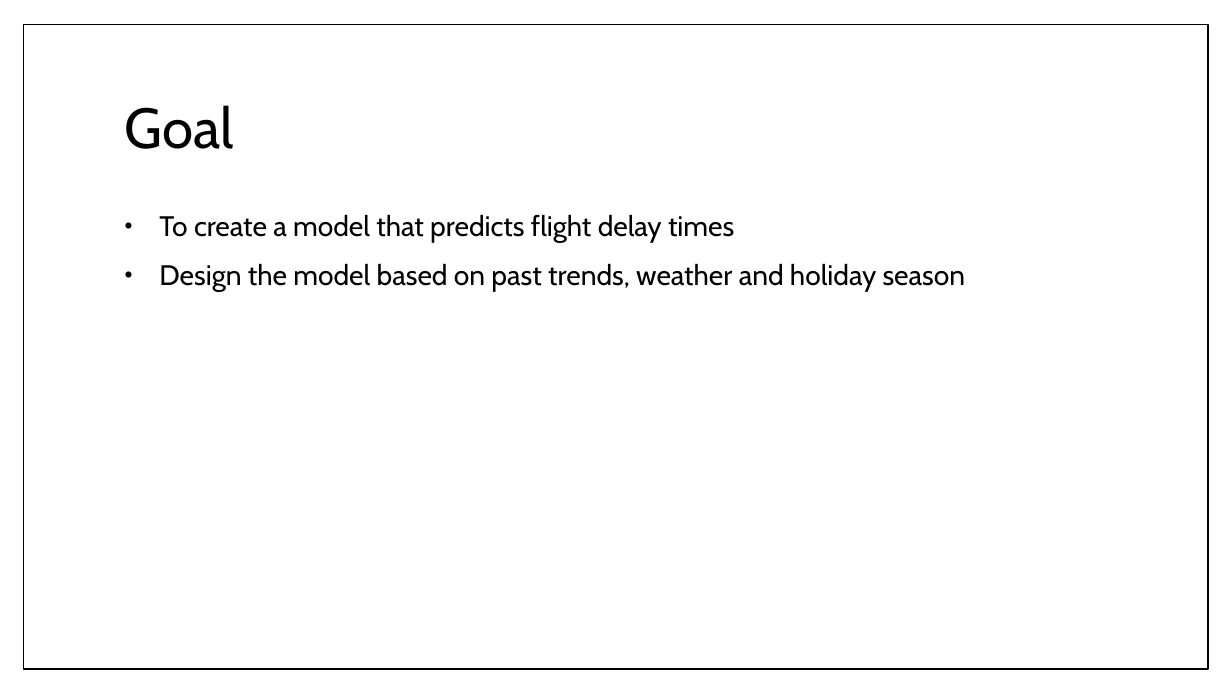
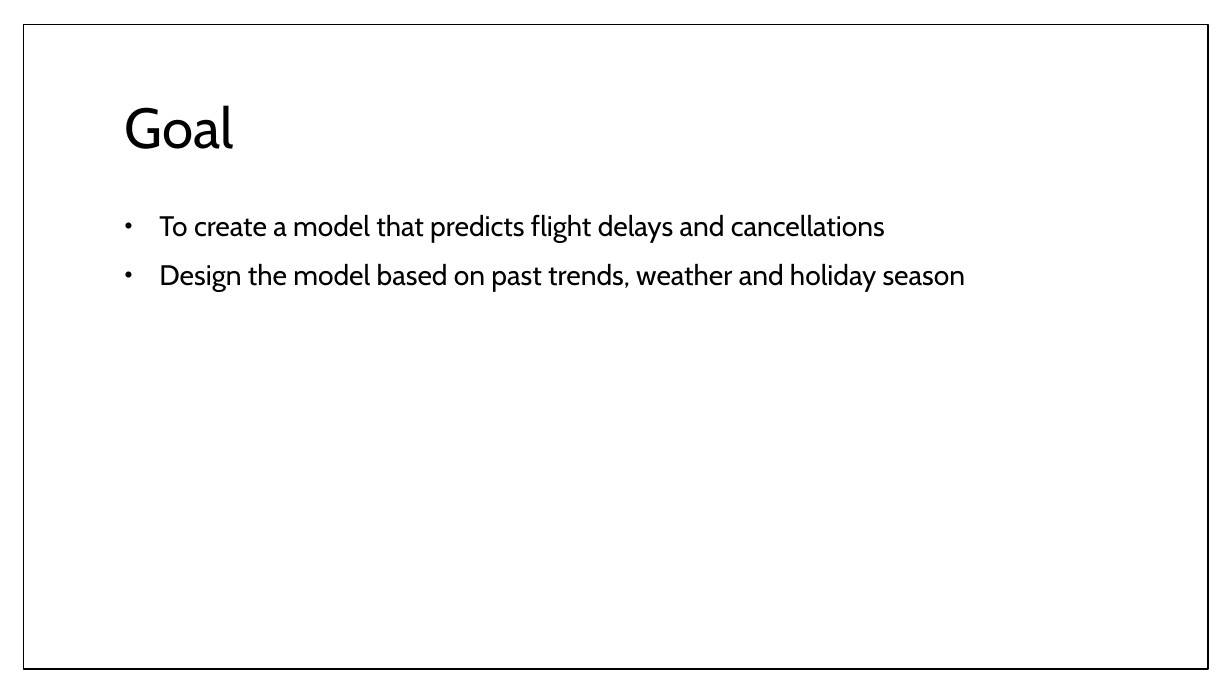
Before and after one commit to RoAjinkya/FlightDelay, a slide deck: slide 3 of docs/Final Presentation_FlightDelay.pptx. Drawn at 1232x693 pixels with LibreOffice and Linux fonts; fonts in the diff are those of the drawing. Boxes give left, top, right and bottom in pixels: in the first picture for what was removed or moved away, otherwise in the second. Text is boxed around its words. In the diff, an @@ line names an element or a change of style, - is before the commit and + after.

```diff
--- a/docs/Final Presentation_FlightDelay.pptx
+++ b/docs/Final Presentation_FlightDelay.pptx
@@ text at <box>159,214,885,243</box>: text changed @@
-• To create a model that predicts flight delay times
+• To create a model that predicts flight delays and cancellations
```
Also in this commit, not shown: 6 other slides changed, 2 slides added, 1 slide removed.
